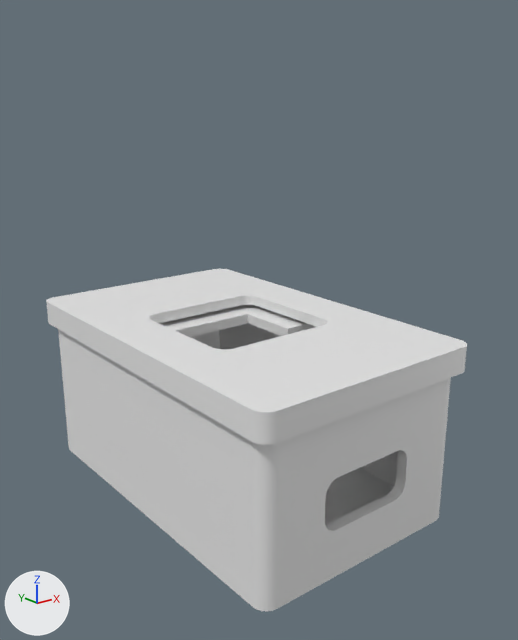
The Blender file Case Assets/macroPad_Case_v2_FileBox.blend as it was, and as the next commit left it.
Before and after are seen from a 50 mm camera at (-57.7, -77.3, 54.3) aimed at (1.6, -3.2, 24.6). Lighting does not change. The marker at lower left points along +X, +Y and +Z.

Objects in the first picture: '1_Lid.001', '2_Switch Plate.001', '3_Base.001'.
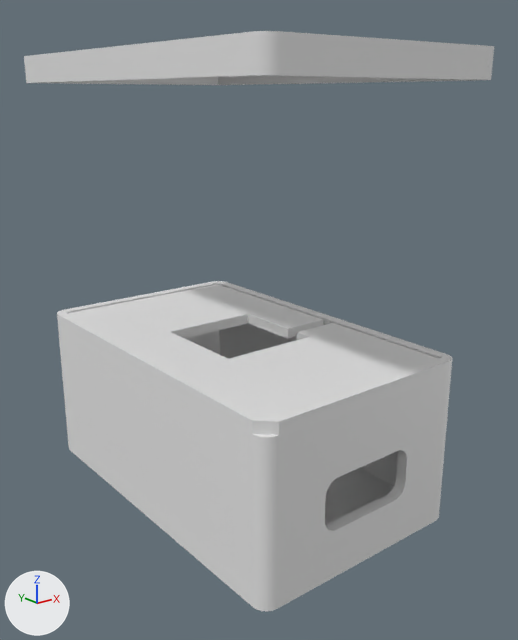
Commit message: Fixes a busted edge on lid

The change, as a diff of the scene's bpy script:
```diff
--- a/Case Assets/macroPad_Case_v2_FileBox.blend.py
+++ b/Case Assets/macroPad_Case_v2_FileBox.blend.py
@@ ob_1_lid_001 @@
 ob_1_lid_001 = bpy.data.objects.new('1_Lid.001', me_cube_003)
-ob_1_lid_001.location = (0.1, 0.0, 23.2)
+ob_1_lid_001.location = (0.1, 0.0, 58.4)
```

Where the change shows, as pixel boxes (x1, y1, x2, y2) in the pictures (518 x 640 px):
'1_Lid.001', moved: before (46, 269, 467, 444); after (24, 31, 494, 85)
'2_Switch Plate.001', unchanged, uncovered by the edit: before (159, 305, 316, 337); after (69, 284, 439, 413)
